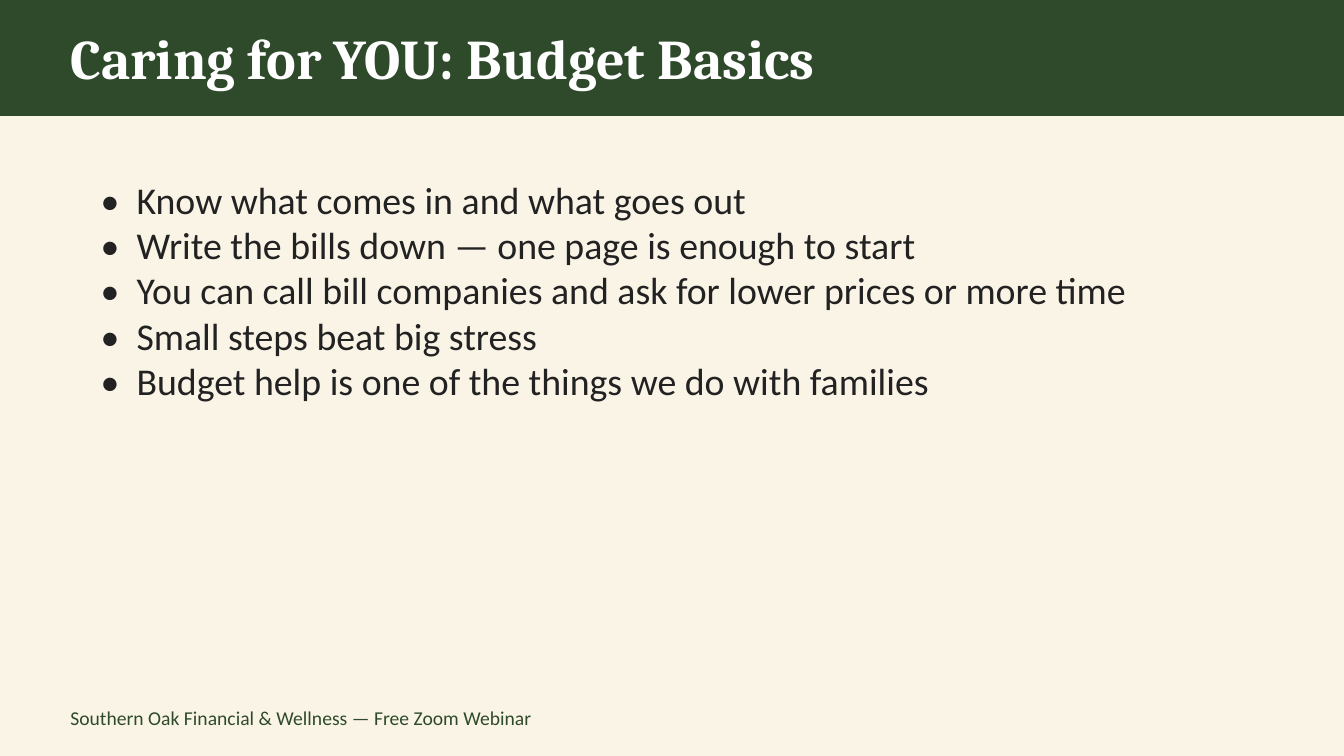
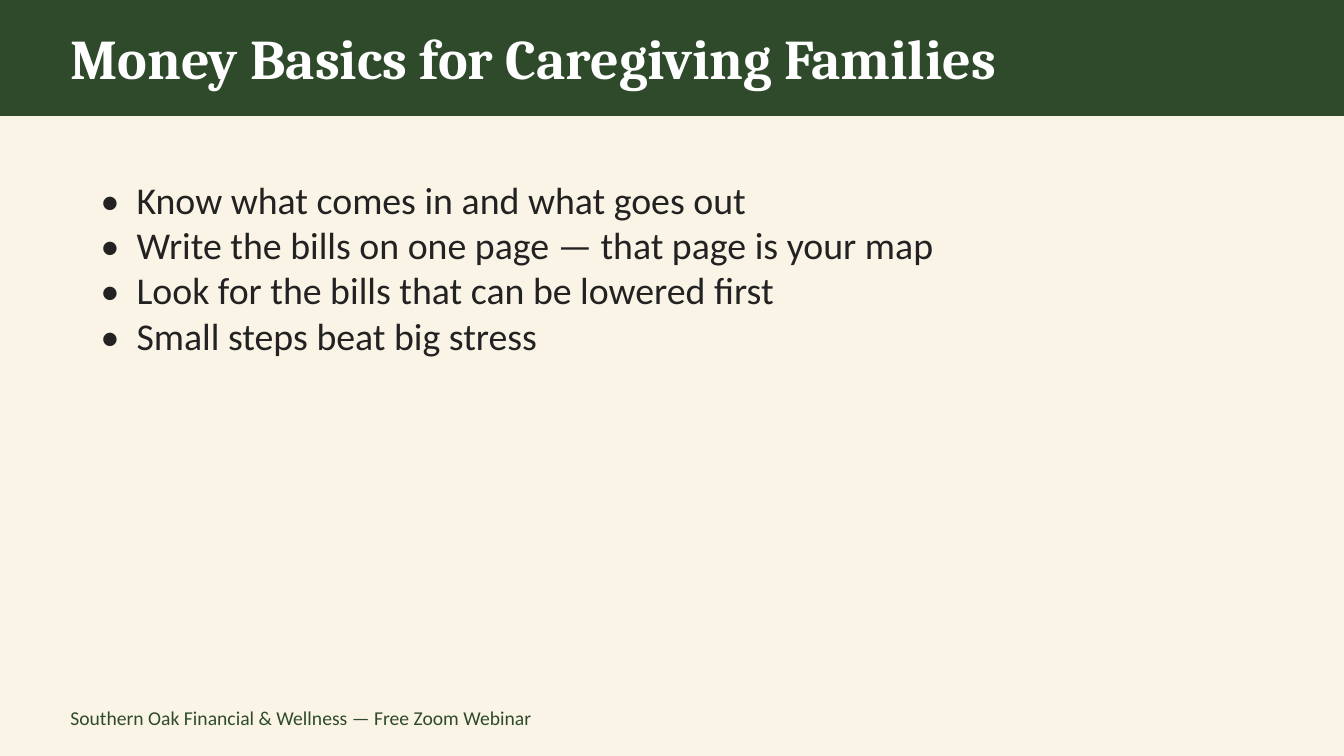
Before and after one commit to southernoakfw-ja/southernoakfw-ja.github.io, a slide deck: slide 7 of assets/Caregiver-Webinar-Nov13.pptx (slide 9 before the commit). Drawn at 1344x756 pixels with LibreOffice and Linux fonts; fonts in the diff are those of the drawing. Boxes give left, top, right and bottom in pixels: in the first picture for what was removed or moved away, otherwise in the second. Text is boxed around its words. In the diff, an @@ line names an element or a change of style, - is before the commit and + after.

```diff
--- a/assets/Caregiver-Webinar-Nov13.pptx
+++ b/assets/Caregiver-Webinar-Nov13.pptx
@@ text at (x1=70, y1=39, x2=996, y2=91): text changed @@
-Caring for YOU: Budget Basics
+Money Basics for Caregiving Families
@@ text at (x1=137, y1=232, x2=933, y2=305): text changed @@
-• Write the bills down — one page is enough to start
-• You can call bill companies and ask for lower prices or more time
+• Write the bills on one page — that page is your map
+• Look for the bills that can be lowered first
@@ text at (x1=137, y1=368, x2=929, y2=402): paragraph removed @@
-• Budget help is one of the things we do with families
```
Also in this commit, not shown: 7 other slides changed, 3 slides added, 4 slides removed, 6 other files.
